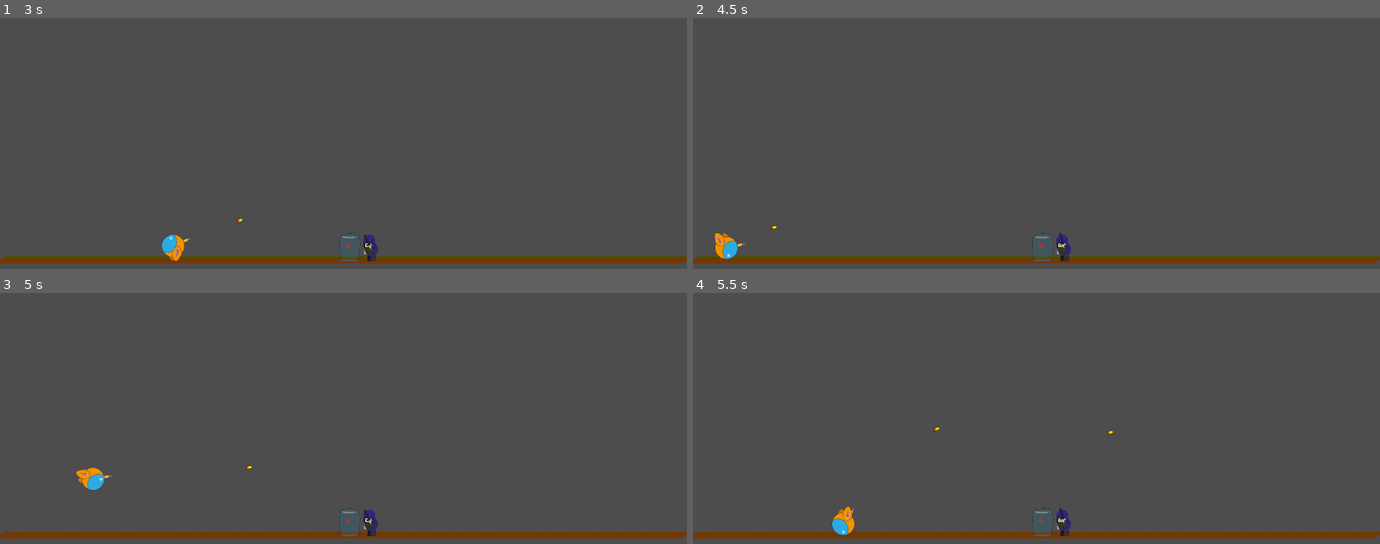
Above: before the commit, frames 1-4 (two rows, left to right).
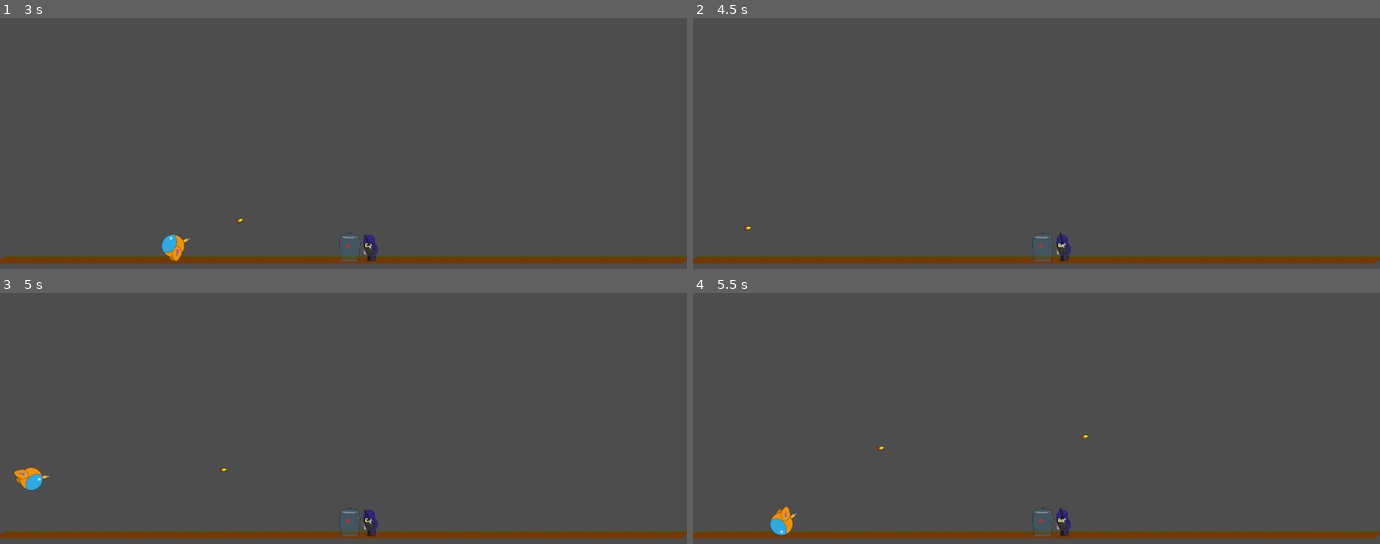
Above: after the commit, the same moments.

Repository: Jeremiejade/rose
Game: Godot game, scene res://scenes/Level/level.tscn
Two runs of this game, one before a commit and one after it. Both use one fixed random seed, a clock stepped at 60 frames per second and the inputs below. This scene is started directly instead of the project's main scene.
Inputs (mouse positions are in pixels of both pictures, inside the frame that each line leads up to):
- Up to frame 1 (3 s): move the mouse to (309, 208) at 0.52 s; hold D (move_right) 0.53-2.03 s; click (309, 208) at 0.6 s; tap Space (jump) at 0.77, 1.52 s; move the mouse to (549, 196) at 1.27 s; click (549, 196) at 1.35 s; move the mouse to (137, 113) at 2.02 s; hold A (move_left) from 2.03 s (still down); click (137, 113) at 2.1 s; move the mouse to (377, 156) at 2.77 s; click (377, 156) at 2.85 s
- Up to frame 2 (4.5 s): tap Space (jump) at 3.02, 3.77 s; move the mouse to (933, 85) at 3.52 s; click (933, 85) at 3.6 s; move the mouse to (1187, 140) at 4.27 s; release A (move_left) at 4.28 s; hold D (move_right) from 4.28 s (still down); click (1187, 140) at 4.35 s
- Up to frame 3 (5 s): keep holding D (move_right); tap Space (jump) at 4.52 s
- Up to frame 4 (5.5 s): keep holding D (move_right); move the mouse to (899, 443) at 5.02 s; click (899, 443) at 5.1 s

Frame 1 is identical in both runs. In frame 2, 0.3% of the frame differs, in the area x 3-13%, y 82-97%; in frame 3, 0.6%; in frame 4, 0.6%, in the area x 11-62%, y 53-97%.

Commit message:
add rose explosion

Diff:
--- a/scenes/BulletGun/bullet_gun.tscn
+++ b/scenes/BulletGun/bullet_gun.tscn
@@ -35,6 +35,7 @@
 }]
 
 [node name="Bullet_Gun" type="Area2D"]
+collision_layer = 7
 script = ExtResource("1_yaof3")
 
 [node name="Bullet" type="Sprite2D" parent="."]
--- a/scenes/Level/level.tscn
+++ b/scenes/Level/level.tscn
@@ -16,6 +16,8 @@
 [node name="Level" type="Node2D"]
 
 [node name="Ground" type="StaticBody2D" parent="."]
+collision_layer = 7
+collision_mask = 0
 
 [node name="CollisionShape2D" type="CollisionShape2D" parent="Ground"]
 position = Vector2(0, 17)
@@ -32,10 +34,13 @@
 [node name="rose" parent="." instance=ExtResource("4_v753x")]
 position = Vector2(916, 603)
 scale = Vector2(0.5, 0.5)
+collision_layer = 3
 
 [node name="NewPlayer" parent="." instance=ExtResource("3_ggv0q")]
 position = Vector2(89, 516)
 scale = Vector2(0.5, 0.5)
+collision_layer = 2
+collision_mask = 2
 
 [node name="Wall" type="StaticBody2D" parent="."]
 physics_material_override = SubResource("PhysicsMaterial_676nv")
@@ -51,3 +56,5 @@
 [node name="EnemyCRS" parent="." instance=ExtResource("3_vlvsn")]
 position = Vector2(1156, 594)
 scale = Vector2(0.5, 0.5)
+collision_layer = 3
+collision_mask = 3
--- a/scenes/enemies/enemy_crs.gd
+++ b/scenes/enemies/enemy_crs.gd
@@ -17,12 +17,21 @@
 
 
 func _on_area_2d_body_entered(body: Node2D) -> void:
-	print(body.name)
-	if body.name == 'rose':
+	if body.name == 'rose' and state != 'attack':
 		state = 'attack'
+
 
 func handleAnimation() -> void:
 	if state == 'walk':
 		$AnimationPlayer.play("walk")
 	elif state == 'attack':
 		$AnimationPlayer.play("attack")
+
+
+
+func _on_wepon_body_entered(body: Node2D) -> void:
+	if body.name == 'rose' :
+		body.addCRSAttack({
+				"id": self.get_instance_id(),
+				"damage": 10
+			})
--- a/scenes/enemies/enemy_crs.tscn
+++ b/scenes/enemies/enemy_crs.tscn
@@ -506,11 +506,11 @@
 texture = ExtResource("6_12ic4")
 offset = Vector2(-36.9048, 18.2783)
 
-[node name="Area2D" type="Area2D" parent="body/CrsFrontArm"]
+[node name="wepon" type="Area2D" parent="body/CrsFrontArm"]
 position = Vector2(-31.2784, 32.7044)
 rotation = 2.85615
 
-[node name="CollisionShape2D" type="CollisionShape2D" parent="body/CrsFrontArm/Area2D"]
+[node name="CollisionShape2D" type="CollisionShape2D" parent="body/CrsFrontArm/wepon"]
 position = Vector2(20.768, 2.98319)
 shape = SubResource("RectangleShape2D_brrmv")
 
@@ -530,4 +530,5 @@
 position = Vector2(-80, -13)
 shape = SubResource("SegmentShape2D_g0u10")
 
+[connection signal="body_entered" from="body/CrsFrontArm/wepon" to="." method="_on_wepon_body_entered"]
 [connection signal="body_entered" from="Area2D" to="." method="_on_area_2d_body_entered"]
--- /dev/null
+++ b/scenes/rose/rose.gd
@@ -0,0 +1,38 @@
+extends StaticBody2D
+
+var CRS_ATTACKS = []
+var CRS_ATTACK_IDS = []
+@export var life: int = 100
+
+func _physics_process(_delta):
+	for attack in CRS_ATTACKS:
+		CRS_ATTACK_IDS = CRS_ATTACK_IDS.filter(func(id): return id != attack.id)
+		life -= attack.damage
+	CRS_ATTACKS = []
+	handleFelure()
+
+func addCRSAttack(attack):
+	var alreadyAttacking = CRS_ATTACK_IDS.find(attack.id)
+
+	if alreadyAttacking == -1:
+		CRS_ATTACK_IDS.push_front(attack.id)
+		CRS_ATTACKS.push_front(attack)
+
+func handleFelure():
+	if life > 80 :
+		$AnimatedSprite2D.visible = false
+	elif life <= 80 and life > 60 :
+		$AnimatedSprite2D.visible = true
+		$AnimatedSprite2D.animation = "felure"
+		$AnimatedSprite2D.frame = 0
+	elif life <= 60 and life > 40 :
+		$AnimatedSprite2D.frame = 1
+	elif life <= 40 and life > 20 :
+		$AnimatedSprite2D.frame = 2
+	elif life <= 20 and life > 0 :
+		$AnimatedSprite2D.frame = 3
+	elif life <= 0 :
+		$AnimatedSprite2D.visible = false
+		$Rose.visible = false
+		$DeadRose.visible = true
+		$GPUParticles2D.emitting = true
--- a/scenes/rose/rose.tscn
+++ b/scenes/rose/rose.tscn
@@ -1,12 +1,87 @@
-[gd_scene load_steps=3 format=3 uid="uid://k43skcolxlck"]
+[gd_scene load_steps=13 format=3 uid="uid://k43skcolxlck"]
 
 [ext_resource type="Texture2D" uid="uid://dtvehyravo3vp" path="res://assets/rose/rose.png" id="1_hydmc"]
+[ext_resource type="Script" uid="uid://bjtonm1m3pb7y" path="res://scenes/rose/rose.gd" id="1_tlg6t"]
+[ext_resource type="Texture2D" uid="uid://ce71vajg7j5dk" path="res://assets/rose/texture_glass.png" id="2_us4hs"]
+[ext_resource type="Texture2D" uid="uid://eu8n1gs1pg4u" path="res://assets/rose/felure.png" id="3_63b50"]
+[ext_resource type="Texture2D" uid="uid://dwl0t0heca5j5" path="res://assets/rose/dead_rose.png" id="4_yceic"]
+
+[sub_resource type="ParticleProcessMaterial" id="ParticleProcessMaterial_us4hs"]
+particle_flag_disable_z = true
+emission_shape = 3
+emission_box_extents = Vector3(60, 60, 1)
+angle_min = -720.0
+angle_max = 720.0
+inherit_velocity_ratio = 1.0
+direction = Vector3(0, -1, 0)
+spread = 30.0
+initial_velocity_min = 369.83
+initial_velocity_max = 479.35
+gravity = Vector3(0, 90, 0)
+damping_min = 11.67
+damping_max = 11.67
+collision_mode = 1
+collision_friction = 0.0
+collision_bounce = 0.0
 
 [sub_resource type="CapsuleShape2D" id="CapsuleShape2D_tlg6t"]
 radius = 53.0
 height = 144.0
 
+[sub_resource type="AtlasTexture" id="AtlasTexture_yceic"]
+atlas = ExtResource("3_63b50")
+region = Rect2(0, 0, 110, 147)
+
+[sub_resource type="AtlasTexture" id="AtlasTexture_us4hs"]
+atlas = ExtResource("3_63b50")
+region = Rect2(110, 0, 110, 147)
+
+[sub_resource type="AtlasTexture" id="AtlasTexture_6ajo2"]
+atlas = ExtResource("3_63b50")
+region = Rect2(220, 0, 110, 147)
+
+[sub_resource type="AtlasTexture" id="AtlasTexture_ysnrn"]
+atlas = ExtResource("3_63b50")
+region = Rect2(330, 0, 110, 147)
+
+[sub_resource type="SpriteFrames" id="SpriteFrames_busqh"]
+animations = [{
+"frames": [{
+"duration": 1.0,
+"texture": SubResource("AtlasTexture_yceic")
+}, {
+"duration": 1.0,
+"texture": SubResource("AtlasTexture_us4hs")
+}, {
+"duration": 1.0,
+"texture": SubResource("AtlasTexture_6ajo2")
+}, {
+"duration": 1.0,
+"texture": SubResource("AtlasTexture_ysnrn")
+}],
+"loop": true,
+"name": &"felure",
+"speed": 5.0
+}]
+
 [node name="rose" type="StaticBody2D"]
+script = ExtResource("1_tlg6t")
+metadata/_edit_horizontal_guides_ = [65.0]
+
+[node name="GPUParticles2D" type="GPUParticles2D" parent="."]
+position = Vector2(0, -3)
+emitting = false
+amount = 20
+texture = ExtResource("2_us4hs")
+lifetime = 5.52
+one_shot = true
+speed_scale = 2.0
+explosiveness = 1.0
+randomness = 0.19
+interpolate = false
+collision_base_size = 3.65
+trail_lifetime = 2.0
+process_material = SubResource("ParticleProcessMaterial_us4hs")
 
 [node name="Rose" type="Sprite2D" parent="."]
 texture = ExtResource("1_hydmc")
@@ -14,3 +89,17 @@
 [node name="CollisionShape2D" type="CollisionShape2D" parent="."]
 position = Vector2(0, -5)
 shape = SubResource("CapsuleShape2D_tlg6t")
+
+[node name="AnimatedSprite2D" type="AnimatedSprite2D" parent="."]
+visible = false
+position = Vector2(0.5, 0)
+scale = Vector2(0.990909, 1)
+sprite_frames = SubResource("SpriteFrames_busqh")
+animation = &"felure"
+frame = 1
+frame_progress = 0.0755674
+
+[node name="DeadRose" type="Sprite2D" parent="."]
+visible = false
+position = Vector2(0, 27)
+texture = ExtResource("4_yceic")
Binary file added: assets/rose/dead_rose.png
Not shown, added: assets/rose/dead_rose.png.import
Binary file added: assets/rose/texture_glass.png
Not shown, added: assets/rose/texture_glass.png.import
Not shown, added: scenes/rose/rose.gd.uid
